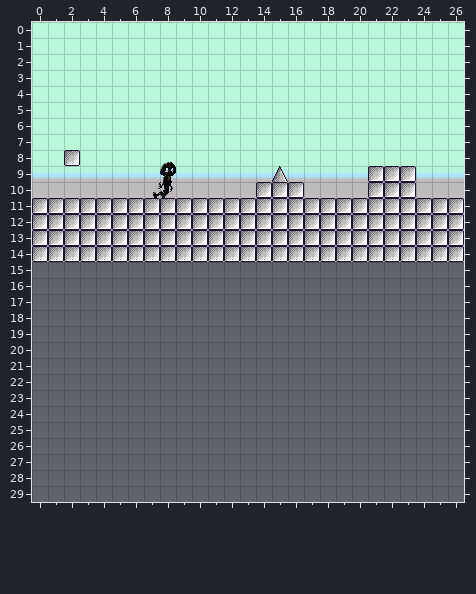
Tiled map: android/assets/tilemap.tmx. Above is the file before it was changed.
Cells are 16x16 px. Shown: x 0..26, y 0..29.
And afterwards:
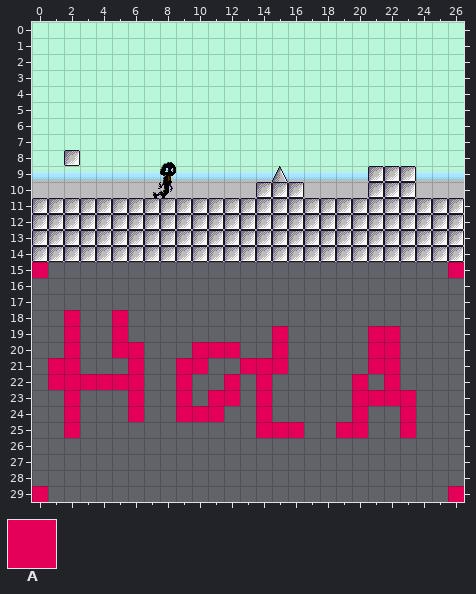
Key: from "newtiles": A 125.
_ is an empty cell.
Author's note on the commit: hola mundo
What changed:
Layer "Backgrounds":
The author put tile A in row 15 at x 0 and 26; in row 18 at x 2 and 5; in row 19 at x 2, 5, 15 and 21 to 22; in row 20 at x 2, 5 to 6, 10 to 12, 15 and 21 to 22; in row 21 at x 1 to 2, 6, 9 to 10, 13 to 15 and 21 to 22; in row 22 at x 1 to 6, 9, 12, 14, 20 and 22.
The author put tile A in row 23 at x 2, 6, 9, 11 to 12, 14 and 20 to 23; in row 24 at x 2, 6, 9 to 11, 14, 20 and 23; in row 25 at x 2, 14 to 16, 19 to 20 and 23; in row 29 at x 0 and 26.
Changed places in both pictures, as pixel boxes (x1, y1, x2, y2):
added: (32, 262, 48, 278)
added: (448, 262, 464, 278)
added: (48, 310, 144, 438)
added: (176, 326, 304, 438)
added: (336, 326, 416, 438)
added: (32, 486, 48, 502)
added: (448, 486, 464, 502)
